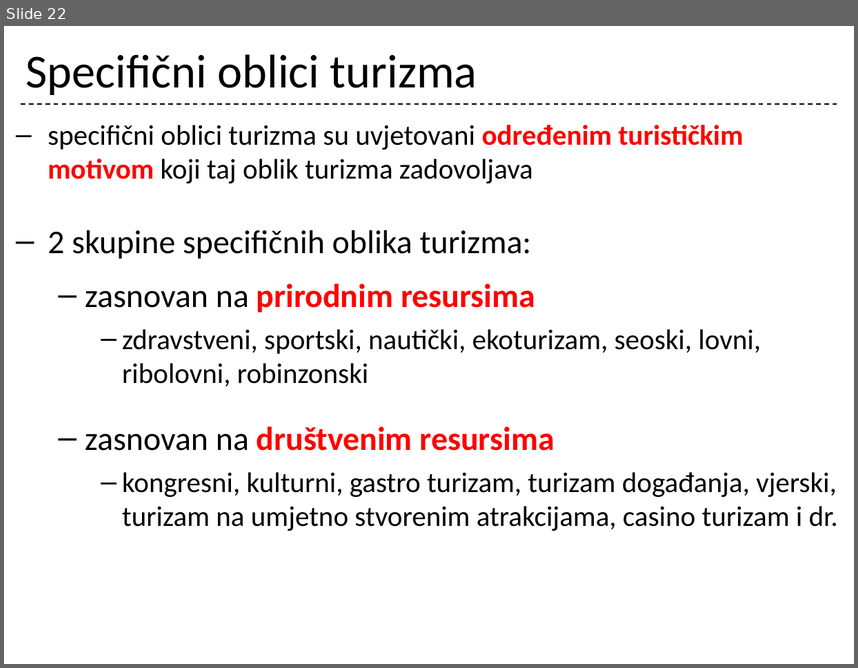
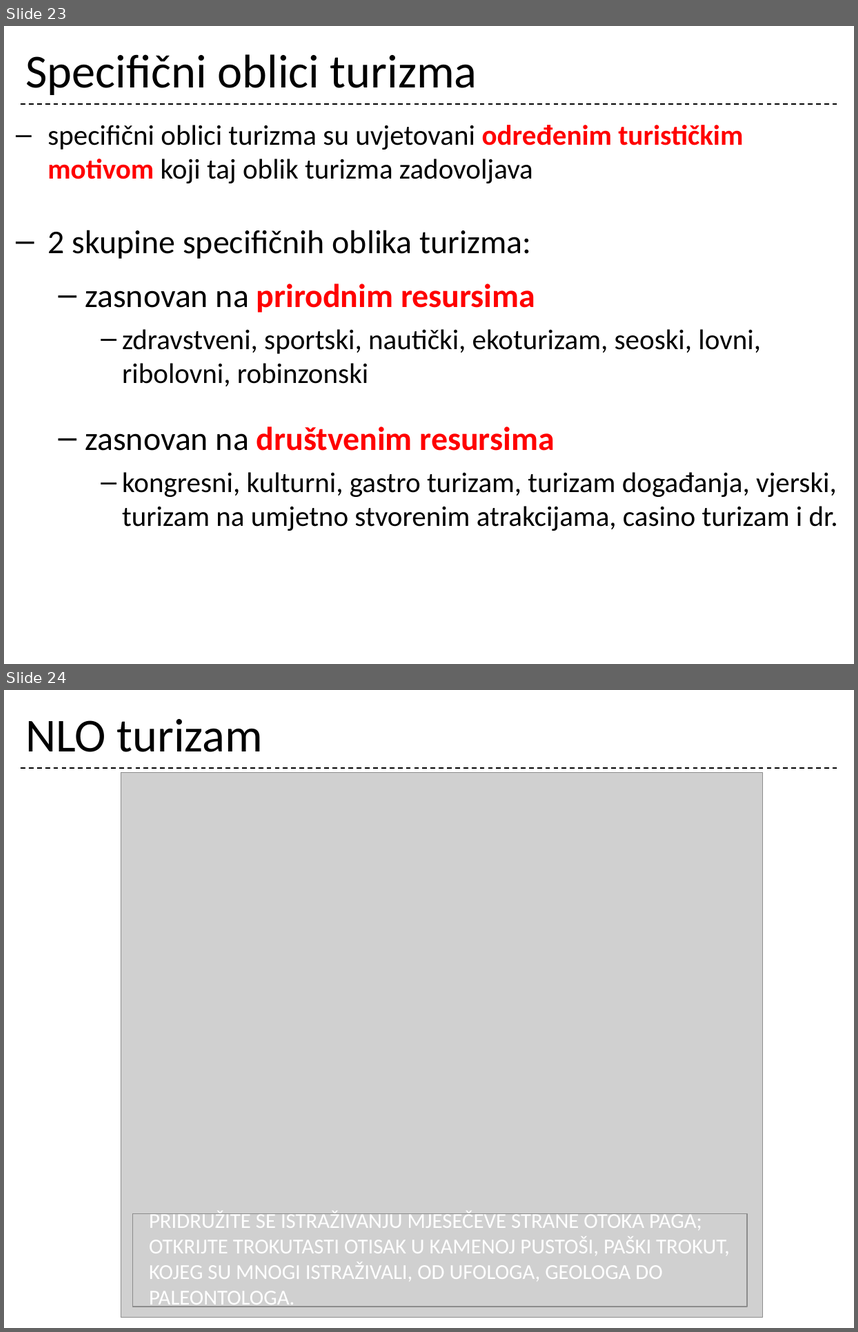
Before and after one commit to cornx/print, a slide deck: data/prezentacije/osnove_turizma/001_Turizam_uvod.pptx. Shown one above the other, each under a label of ours: slide 22 before the commit, slides 23 and 24 after it. The pictures are 858x668 and 858x1332 pixels, drawn with LibreOffice and Linux fonts; fonts in the diff are those of the drawing; grey boxes stand for pictures. Boxes give left, top, right and bottom in pixels: in the first picture for what was removed or moved away, otherwise in the second. Text is boxed around its words. In the diff, an @@ line names an element or a change of style, - is before the commit and + after.

```diff
--- a/data/prezentacije/osnove_turizma/001_Turizam_uvod.pptx
+++ b/data/prezentacije/osnove_turizma/001_Turizam_uvod.pptx
@@ slide 24 added at [4,690,854,1328], background #FFFFFF; not listed: 1 template element that a slide beside it also shows @@
@@ title added at [26,719,263,752], 40 pt, text #000000 @@
+NLO turizam
@@ picture added at [121,773,763,1317] @@
@@ picture added at [132,1214,747,1306] @@
@@ text added at [149,1210,730,1307], 18 pt, text #FFFFFF @@
+PRIDRUŽITE SE ISTRAŽIVANJU MJESEČEVE STRANE OTOKA PAGA;
+OTKRIJTE TROKUTASTI OTISAK U KAMENOJ PUSTOŠI, PAŠKI TROKUT, KOJEG SU MNOGI ISTRAŽIVALI, OD UFOLOGA, GEOLOGA DO PALEONTOLOGA.
@@ what was slide 22 is now slide 23 @@
```
Also in this commit, not shown: 9 slides changed, 1 other slide added.
